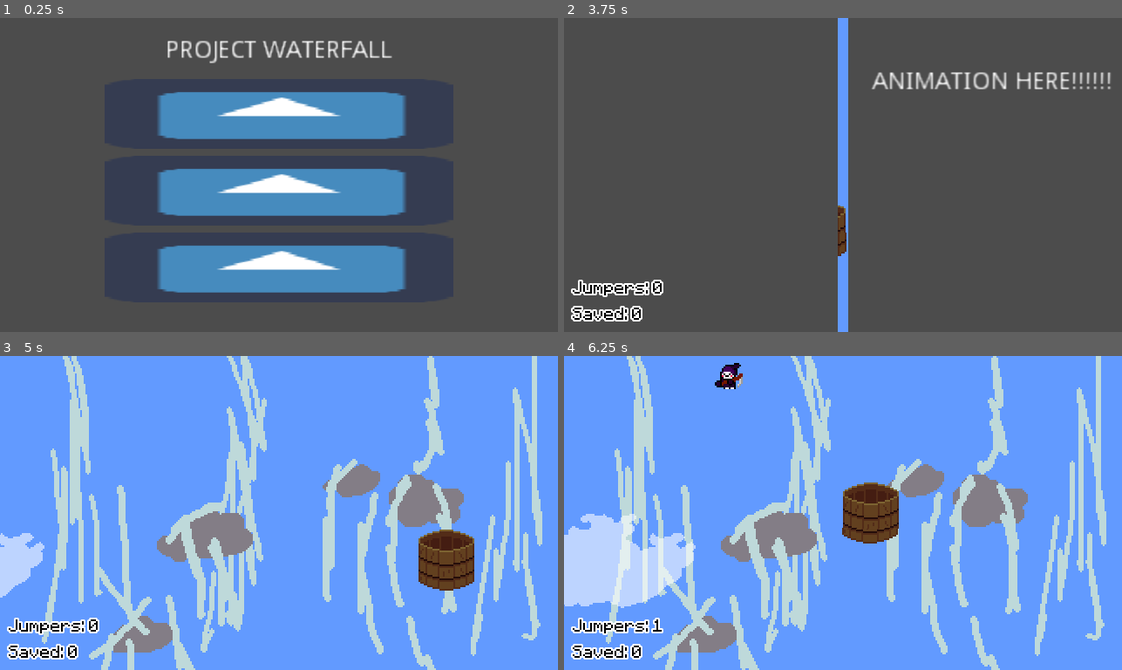
Above: before the commit, frames 1-4 (two rows, left to right).
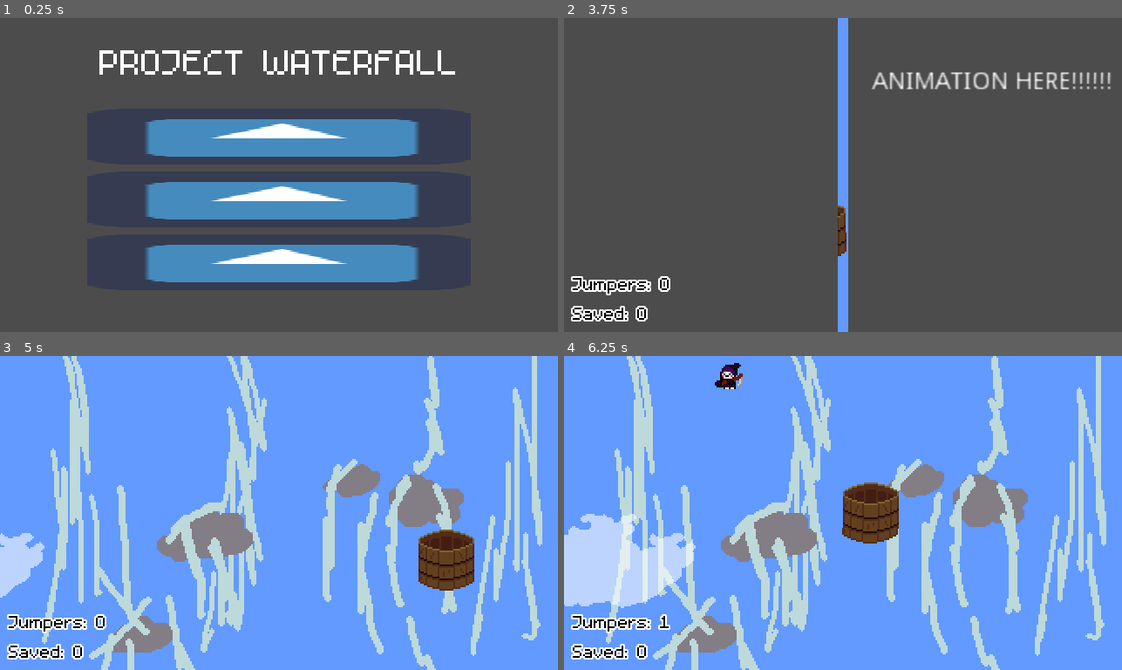
Above: after the commit, the same moments.

Repository: DissonantVoid/Project-Waterfall
Game: Godot game, scene res://scenes/game/menu.tscn
Two runs of this game, one before a commit and one after it. Both use one fixed random seed, a clock stepped at 60 frames per second and the inputs below. The engine's default icon, where the game draws it, is replaced by a stand-in: a white triangle on a blue panel in a dark square.
Inputs (mouse positions are in pixels of both pictures, inside the frame that each line leads up to; where the layout moved, square brackets give the same spot in the first picture):
- Up to frame 1 (0.25 s): no input
- Up to frame 2 (3.75 s): click (843, 137) [843, 115] at 0.5 s; move the mouse to (965, 159) at 1.27 s; tap Enter at 2, 3.5 s; move the mouse to (731, 190) at 2.02 s; tap Space at 2.75 s; move the mouse to (898, 105) at 2.77 s; move the mouse to (815, 237) at 3.52 s
- Up to frame 3 (5 s): move the mouse to (446, 560) at 4.27 s
- Up to frame 4 (6.25 s): move the mouse to (675, 465) at 5.02 s; move the mouse to (870, 513) at 5.77 s

The runs differ from the first frame. In frame 1, 17% of the frame differs, in the area x 17-82%, y 7-88%; in frame 2, 0.8%; in frame 3, 0.8%; in frame 4, 0.8%.

Commit message:
replaced a personal use font with a free one

Diff:
--- a/scenes/game/main.tscn
+++ b/scenes/game/main.tscn
@@ -5,13 +5,12 @@
 [ext_resource path="res://scenes/objects/Bucket.gd" type="Script" id=3]
 [ext_resource path="res://resources/textures/background.png" type="Texture" id=4]
 [ext_resource path="res://resources/textures/bucketBack.png" type="Texture" id=5]
-[ext_resource path="res://resources/fonts/pixel.ttf" type="DynamicFontData" id=6]
+[ext_resource path="res://resources/fonts/m5x7.ttf" type="DynamicFontData" id=6]
 [ext_resource path="res://scenes/objects/ui.gd" type="Script" id=7]
 [ext_resource path="res://scenes/objects/Clouds.gd" type="Script" id=8]
 [ext_resource path="res://resources/textures/clouds.png" type="Texture" id=9]
 
 [sub_resource type="DynamicFont" id=5]
-size = 8
 outline_size = 1
 font_data = ExtResource( 6 )
 
@@ -43,23 +42,23 @@
 
 [node name="HBoxContainer" type="VBoxContainer" parent="UI/MarginContainer"]
 margin_left = 5.0
-margin_top = 149.0
-margin_right = 57.0
+margin_top = 145.0
+margin_right = 61.0
 margin_bottom = 175.0
 size_flags_horizontal = 2
 size_flags_vertical = 10
 
 [node name="Jumpers" type="Label" parent="UI/MarginContainer/HBoxContainer"]
-margin_right = 52.0
-margin_bottom = 11.0
+margin_right = 56.0
+margin_bottom = 13.0
 custom_colors/font_color = Color( 0, 0, 0, 1 )
 custom_fonts/font = SubResource( 5 )
 text = "Jumpers: 0"
 
 [node name="Saved" type="Label" parent="UI/MarginContainer/HBoxContainer"]
-margin_top = 15.0
-margin_right = 52.0
-margin_bottom = 26.0
+margin_top = 17.0
+margin_right = 56.0
+margin_bottom = 30.0
 custom_colors/font_color = Color( 0, 0, 0, 1 )
 custom_fonts/font = SubResource( 5 )
 text = "Saved: 0"
--- a/scenes/game/menu.tscn
+++ b/scenes/game/menu.tscn
@@ -1,7 +1,12 @@
-[gd_scene load_steps=3 format=2]
+[gd_scene load_steps=5 format=2]
 
 [ext_resource path="res://scenes/game/menu.gd" type="Script" id=1]
 [ext_resource path="res://icon.png" type="Texture" id=2]
+[ext_resource path="res://resources/fonts/m5x7.ttf" type="DynamicFontData" id=3]
+
+[sub_resource type="DynamicFont" id=1]
+size = 32
+font_data = ExtResource( 3 )
 
 [node name="Menu" type="MarginContainer"]
 anchor_right = 1.0
@@ -16,40 +21,41 @@
 margin_bottom = 168.0
 
 [node name="Label" type="Label" parent="VBoxContainer"]
-margin_left = 95.0
-margin_right = 225.0
-margin_bottom = 14.0
+margin_left = 57.0
+margin_right = 263.0
+margin_bottom = 26.0
 size_flags_horizontal = 6
+custom_fonts/font = SubResource( 1 )
 text = "PROJECT WATERFALL"
 
 [node name="VBoxContainer" type="VBoxContainer" parent="VBoxContainer"]
-margin_left = 60.0
-margin_top = 23.0
-margin_right = 260.0
-margin_bottom = 151.0
+margin_left = 50.0
+margin_top = 41.0
+margin_right = 270.0
+margin_bottom = 145.0
 size_flags_horizontal = 6
 size_flags_vertical = 6
 
 [node name="Start" type="TextureButton" parent="VBoxContainer/VBoxContainer"]
-margin_right = 200.0
-margin_bottom = 40.0
-rect_min_size = Vector2( 200, 40 )
+margin_right = 220.0
+margin_bottom = 32.0
+rect_min_size = Vector2( 220, 32 )
 texture_normal = ExtResource( 2 )
 expand = true
 
 [node name="Credits" type="TextureButton" parent="VBoxContainer/VBoxContainer"]
-margin_top = 44.0
-margin_right = 200.0
-margin_bottom = 84.0
-rect_min_size = Vector2( 200, 40 )
+margin_top = 36.0
+margin_right = 220.0
+margin_bottom = 68.0
+rect_min_size = Vector2( 220, 32 )
 texture_normal = ExtResource( 2 )
 expand = true
 
 [node name="Quit" type="TextureButton" parent="VBoxContainer/VBoxContainer"]
-margin_top = 88.0
-margin_right = 200.0
-margin_bottom = 128.0
-rect_min_size = Vector2( 200, 40 )
+margin_top = 72.0
+margin_right = 220.0
+margin_bottom = 104.0
+rect_min_size = Vector2( 220, 32 )
 texture_normal = ExtResource( 2 )
 expand = true
 
Binary file added: resources/fonts/m5x7.ttf
Binary file removed: resources/fonts/pixel.ttf
